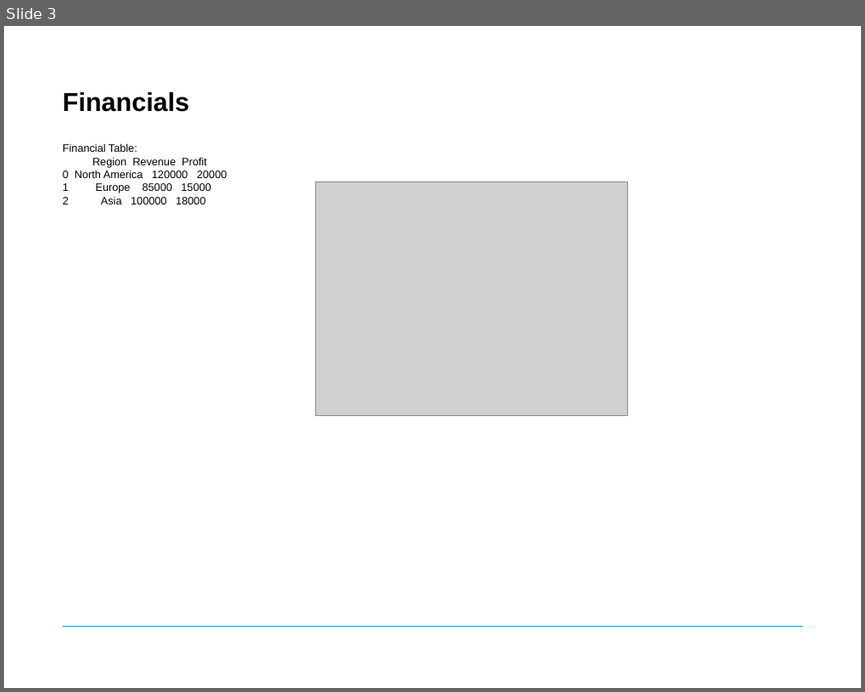
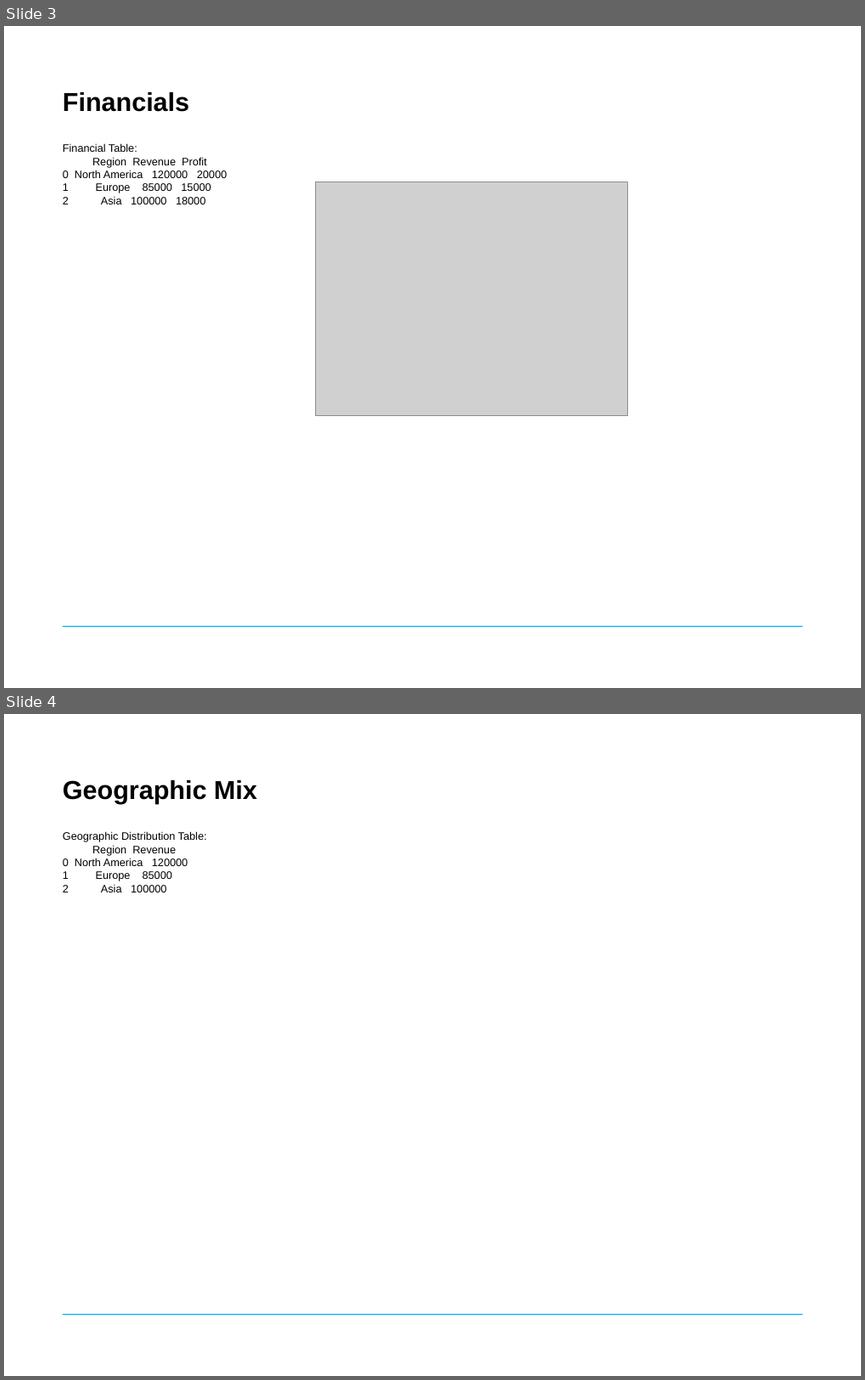
Before and after one commit to chris-rojas/Hackathon, a slide deck: UI/result/Profiler_Report.pptx. Shown one above the other, each under a label of ours: slide 3 before the commit, slides 3 and 4 after it. The pictures are 865x692 and 865x1380 pixels, drawn with LibreOffice and Linux fonts; fonts in the diff are those of the drawing; grey boxes stand for pictures; background and template pictures are left out. Boxes give left, top, right and bottom in pixels: in the first picture for what was removed or moved away, otherwise in the second. Text is boxed around its words. In the diff, an @@ line names an element or a change of style, - is before the commit and + after.

```diff
--- a/UI/result/Profiler_Report.pptx
+++ b/UI/result/Profiler_Report.pptx
@@ slide 4 added at box(4, 714, 861, 1376), background #FFFFFF; not listed: 1 template element that a slide beside it also shows @@
@@ title added at box(63, 780, 257, 804), 24 pt, text #000000, bold @@
+Geographic Mix
@@ text added at box(63, 831, 207, 892), 10 pt, text #000000 @@
+Geographic Distribution Table:
+Region Revenue
+0 North America 120000
+1 Europe 85000
+2 Asia 100000
```
Also in this commit, not shown: 1 slide changed, 4 other slides added, 1 slide removed, 5 other files.
